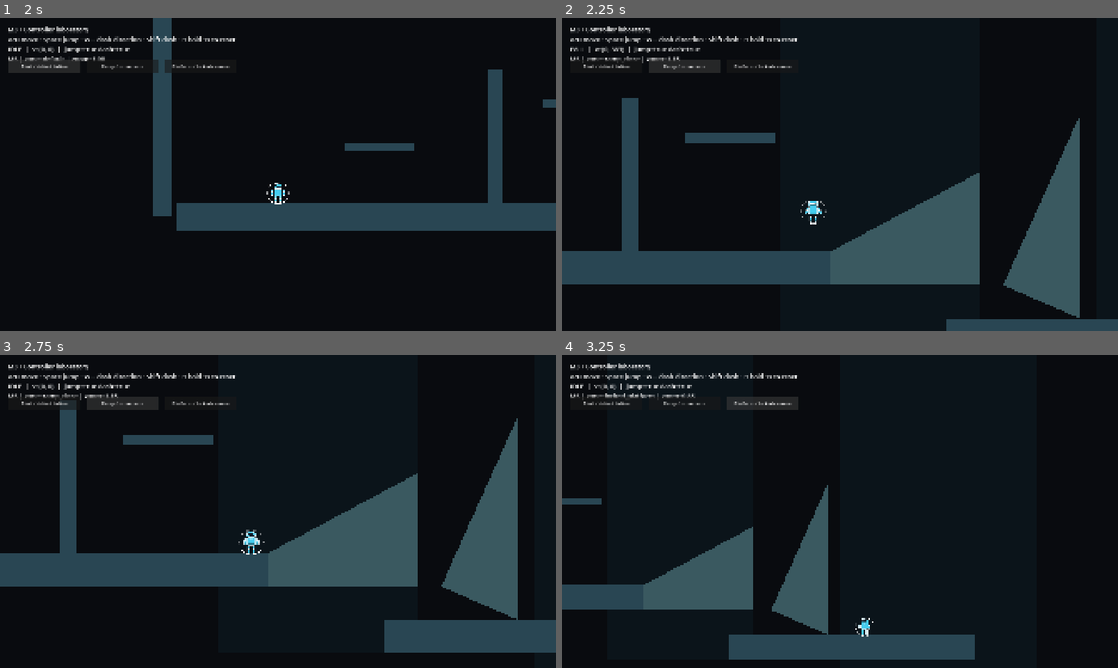
Above: before the commit, frames 1-4 (two rows, left to right).
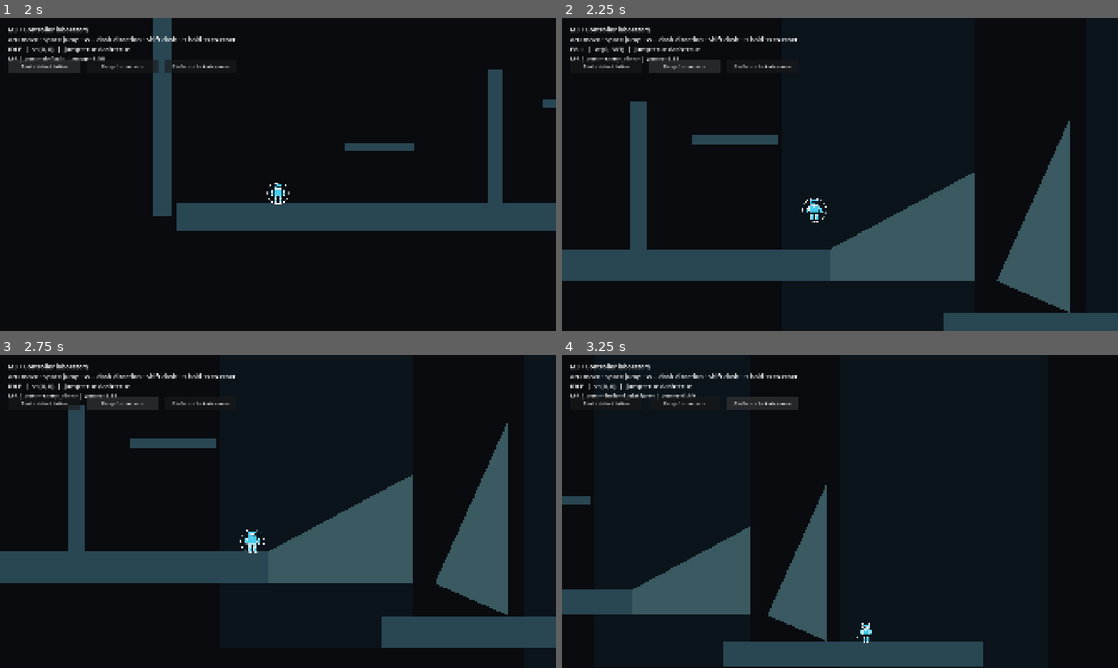
Above: after the commit, the same moments.

Repository: grislytoe/ProjectVelocity
Game: Godot game, scene res://dev_tools/camera_playground.tscn
Two runs of this game, one before a commit and one after it. Both use one fixed random seed, a clock stepped at 60 frames per second and the inputs below. This scene is started directly instead of the project's main scene.
Inputs:
- Up to frame 1 (2 s): click "Start / default follow" at 0.5 s; click "Start / default follow" at 1.25 s
- Up to frame 2 (2.25 s): click "Ramp / zoom zone" at 2 s
- Up to frame 3 (2.75 s): no input
- Up to frame 4 (3.25 s): click "Platform / locked camera" at 2.75 s

Frame 1 is identical in both runs. In frame 2, 5.9% of the frame differs, in the area x 0-100%, y 12-100%; in frame 3, 6.1%, in the area x 0-100%, y 12-96%; in frame 4, 3.7%.

Commit message:
Reduce camera zoom excursions by thirty percent

Diff:
--- a/core/camera/camera_config.gd
+++ b/core/camera/camera_config.gd
@@ -5,6 +5,7 @@
 @export var base_zoom: float = 1.0
 @export var minimum_zoom: float = 0.85
 @export var maximum_zoom: float = 1.15
+@export_range(0.0, 1.0) var zoom_variation_strength: float = 0.7
 @export var reference_height: float = 1080.0
 @export var follow_rate: float = 9.0
 @export var look_ahead_rate: float = 7.0
@@ -25,9 +26,11 @@
 	for field: String in ["look_ahead_seconds", "velocity_deadzone", "zone_exit_margin"]:
 		if not is_finite(float(get(field))) or float(get(field)) < 0:
 			return false
-	return minimum_zoom <= base_zoom and base_zoom <= maximum_zoom and follow_offset.is_finite() and (
+	return is_finite(zoom_variation_strength) and zoom_variation_strength >= 0 and zoom_variation_strength <= 1 and (
+		minimum_zoom <= base_zoom and base_zoom <= maximum_zoom and follow_offset.is_finite()) and (
 		look_ahead_limit.is_finite() and look_ahead_limit.x >= 0 and look_ahead_limit.y >= 0)
 
 
 func zoom_for_view(view_size: Vector2, multiplier: float = 1.0) -> float:
-	return clampf(base_zoom * multiplier, minimum_zoom, maximum_zoom) * view_size.y / reference_height
+	var requested_zoom: float = clampf(base_zoom * multiplier, minimum_zoom, maximum_zoom)
+	return lerpf(base_zoom, requested_zoom, zoom_variation_strength) * view_size.y / reference_height
--- a/tests/camera_test.gd
+++ b/tests/camera_test.gd
@@ -18,6 +18,9 @@
 func run() -> void:
 	var config := CameraConfig.new()
 	check(config.valid(), "Default config")
+	check(is_equal_approx(config.zoom_for_view(Vector2(1920, 1080), 1.15), 1.105), "Zoom-in excursion reduced by 30 percent")
+	check(is_equal_approx(config.zoom_for_view(Vector2(1920, 1080), 0.85), 0.895), "Zoom-out excursion reduced by 30 percent")
+	check(is_equal_approx(config.zoom_for_view(Vector2(1920, 1080)), 1.0), "Neutral framing unchanged")
 	var invalid: CameraConfig = config.duplicate() as CameraConfig
 	invalid.follow_rate = NAN
 	check(not invalid.valid(), "Reject invalid smoothing")
@@ -63,7 +66,7 @@
 	model.select_zone(Vector2(50, 50), [zone, higher], 24)
 	check(model.active_zone == higher, "Higher-priority zone wins")
 	model.step(Vector2(50, 50), Vector2(100, 0), Vector2(1920, 1080), config, null, true)
-	check(model.center == higher.lock_position and is_equal_approx(model.zoom_value, 1.15), "Zone lock and zoom")
+	check(model.center == higher.lock_position and is_equal_approx(model.zoom_value, 1.105), "Zone lock and zoom")
 	model.select_zone(Vector2(110, 50), [zone, higher], 24)
 	check(model.active_zone == higher, "Exit hysteresis prevents boundary chatter")
 	model.select_zone(Vector2(130, 50), [zone, higher], 24)
@@ -84,13 +87,13 @@
 	model.active_zone = higher
 	higher.lock_position = Vector2(-1000, -1000)
 	model.step(Vector2.ZERO, Vector2.ZERO, Vector2(1920, 1080), config, bounds, true)
-	check(model.center.x >= 1920 / model.zoom_value / 2, "Map bounds override out-of-map lock")
+	check(model.center.x + 0.001 >= 1920 / model.zoom_value / 2, "Map bounds override out-of-map lock (float tolerance)")
 	model.active_zone = null
 	model.step(Vector2(2000, 1000), Vector2.ZERO, Vector2(1920, 1080), config, null, true)
 	check(model.center == Vector2(2000, 930) and model.look_offset == Vector2.ZERO, "Teleport resets lag and look-ahead")
 	model.active_zone = higher
 	model.step(Vector2(2000, 1000), Vector2.ZERO, Vector2(1920, 1080), config)
-	check(model.zoom_value > 1 and model.zoom_value < 1.15, "Zone zoom eases on entry")
+	check(model.zoom_value > 1 and model.zoom_value < 1.105, "Zone zoom eases on entry")
 	model.active_zone = null
 	for tick: int in 180:
 		model.step(Vector2(2000, 1000), Vector2.ZERO, Vector2(1920, 1080), config)
Not shown, changed: CAMERA.md
Not shown, changed: CHANGELOG.md
Not shown, changed: docs/M5_VALIDATION.md
